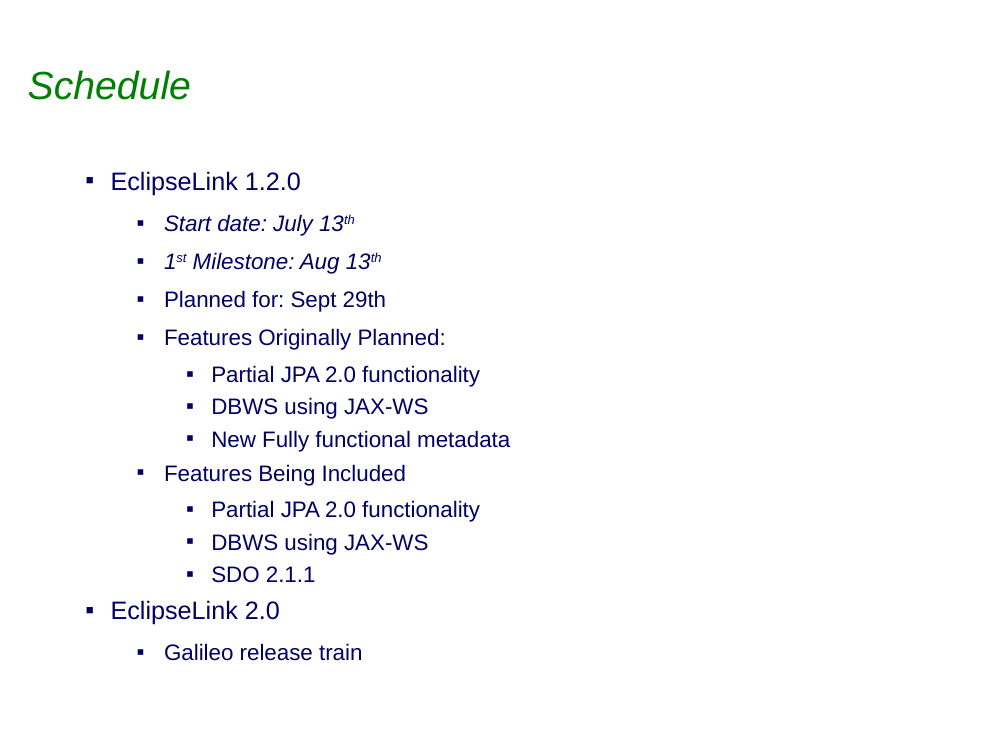
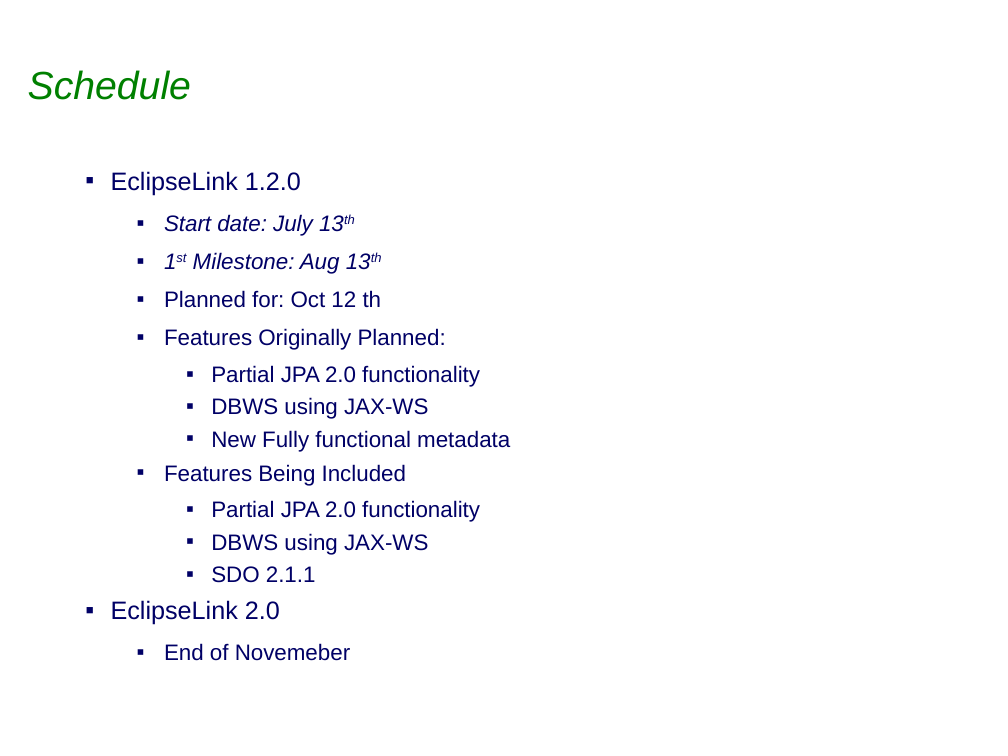
Before and after one commit to eclipse-ee4j/eclipselink, a slide deck: slide 16 of project-admin/Eclipselink_1.2.0_Release_Review.ppt. Drawn at 1008x756 pixels with LibreOffice and Linux fonts; fonts in the diff are those of the drawing; background and template pictures are left out. Boxes give left, top, right and bottom in pixels: in the first picture for what was removed or moved away, otherwise in the second. Text is boxed around its words. In the diff, an @@ line names an element or a change of style, - is before the commit and + after.

```diff
--- a/project-admin/Eclipselink_1.2.0_Release_Review.ppt
+++ b/project-admin/Eclipselink_1.2.0_Release_Review.ppt
@@ text at [164, 290, 382, 308]: text changed @@
-  ▪ Planned for: Sept 29th
+  ▪ Planned for: Oct 12 th
@@ text at [164, 643, 350, 661]: text changed @@
-  ▪ Galileo release train
+  ▪ End of Novemeber
```
Also in this commit, not shown: 3 other slides changed.
